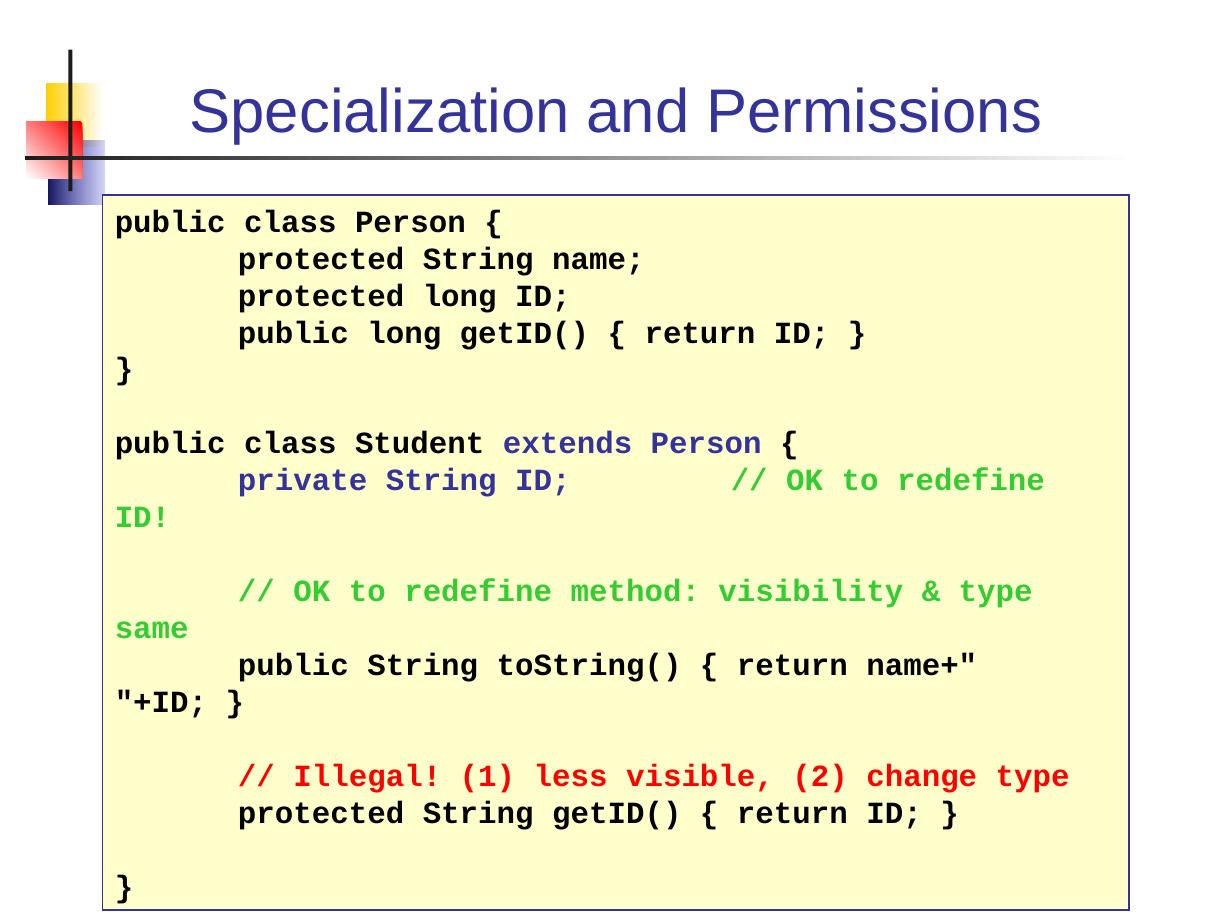
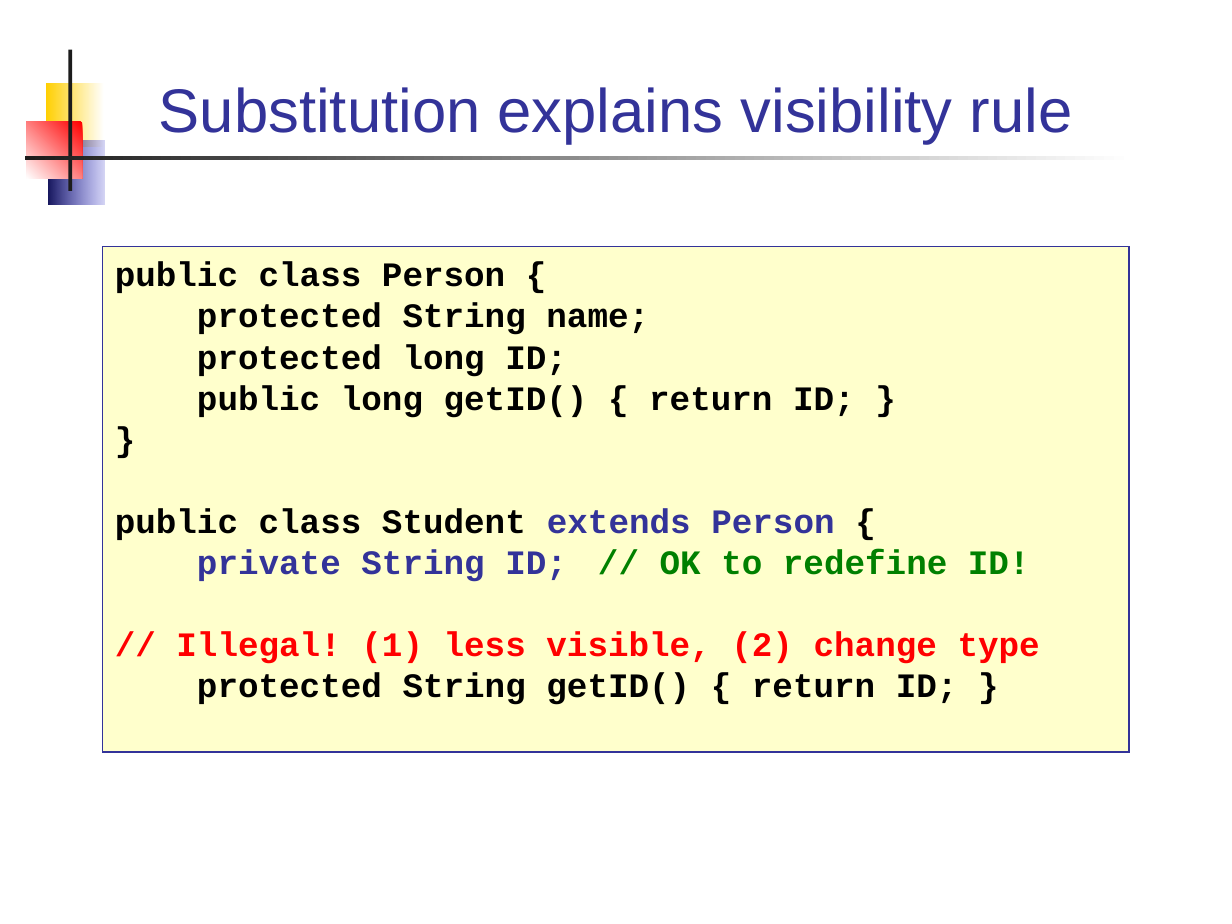
Before and after one commit to skeoop/skeoop.github.io, a slide deck: slide 12 of week4/Inheritance-2-Design.ppt. Drawn at 1232x924 pixels with LibreOffice and Linux fonts; fonts in the diff are those of the drawing. Boxes give left, top, right and bottom in pixels: in the first picture for what was removed or moved away, otherwise in the second. Text is boxed around its words. In the diff, an @@ line names an element or a change of style, - is before the commit and + after.

```diff
--- a/week4/Inheritance-2-Design.ppt
+++ b/week4/Inheritance-2-Design.ppt
@@ title at bbox=[159, 87, 1073, 144]: text changed @@
-Specialization and Permissions
+Substitution explains visibility rule
@@ text in rectangle at bbox=[102, 246, 1129, 752]: paragraph removed @@
-}
@@ rectangle "public class Person {": place and size @@
-rectangle "public class Person {" at bbox=[102, 195, 1129, 909]
+rectangle "public class Person {" at bbox=[102, 246, 1129, 752]
@@ rectangle "public class Person {" at bbox=[102, 246, 1129, 752]: size 18 to 20 pt; text colour #33CC33 to #008000 in "// OK to redefine ID!" @@
@@ text in rectangle at bbox=[115, 579, 1033, 718]: paragraphs removed @@
-// OK to redefine method: visibility & type same
-public String toString() { return name+" "+ID; }
```
Also in this commit, not shown: 18 other slides changed, 6 other files.
